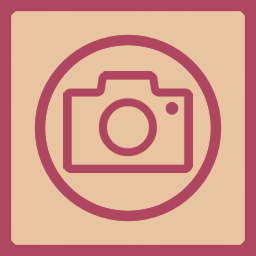
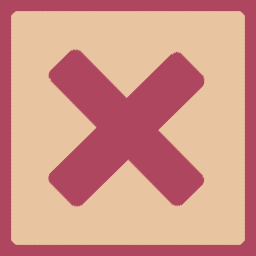
Layers edited between the first and the second 256 × 256 image:
painted on "Layer 6" over [34, 34, 222, 222]
hid "Copy of Layer 17(pasted)" (2nd of 3) over [34, 64, 222, 222]
added layer "Copy of Layer 16" above "Layer 16" over [34, 34, 222, 222]
hid "Layer 2", painted on it over [34, 34, 222, 222]
painted on "Layer 5" over [34, 34, 222, 222]
painted on "Copy of Layer 1" over [34, 34, 222, 222]
painted on "Layer 1" over [34, 34, 222, 222]
